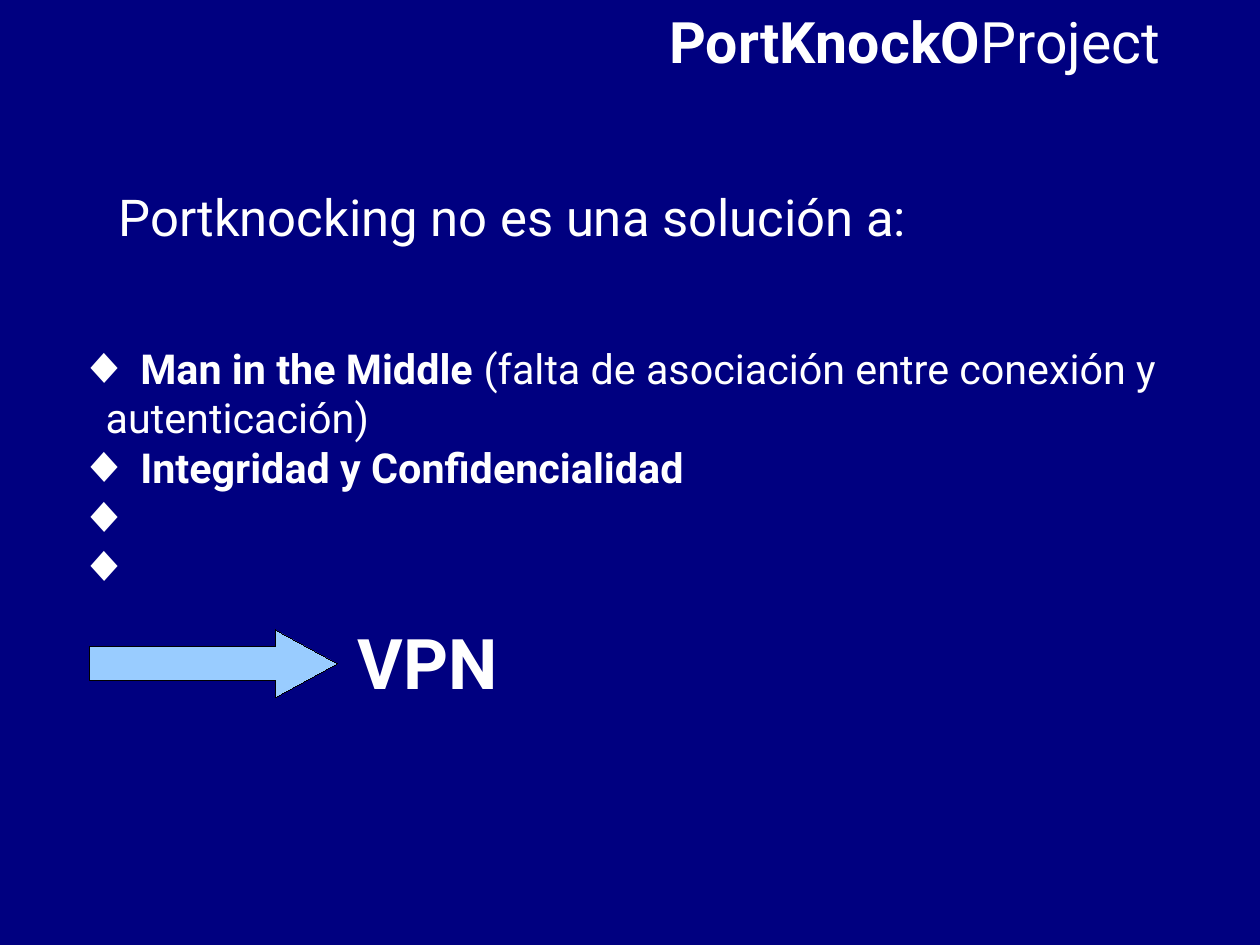
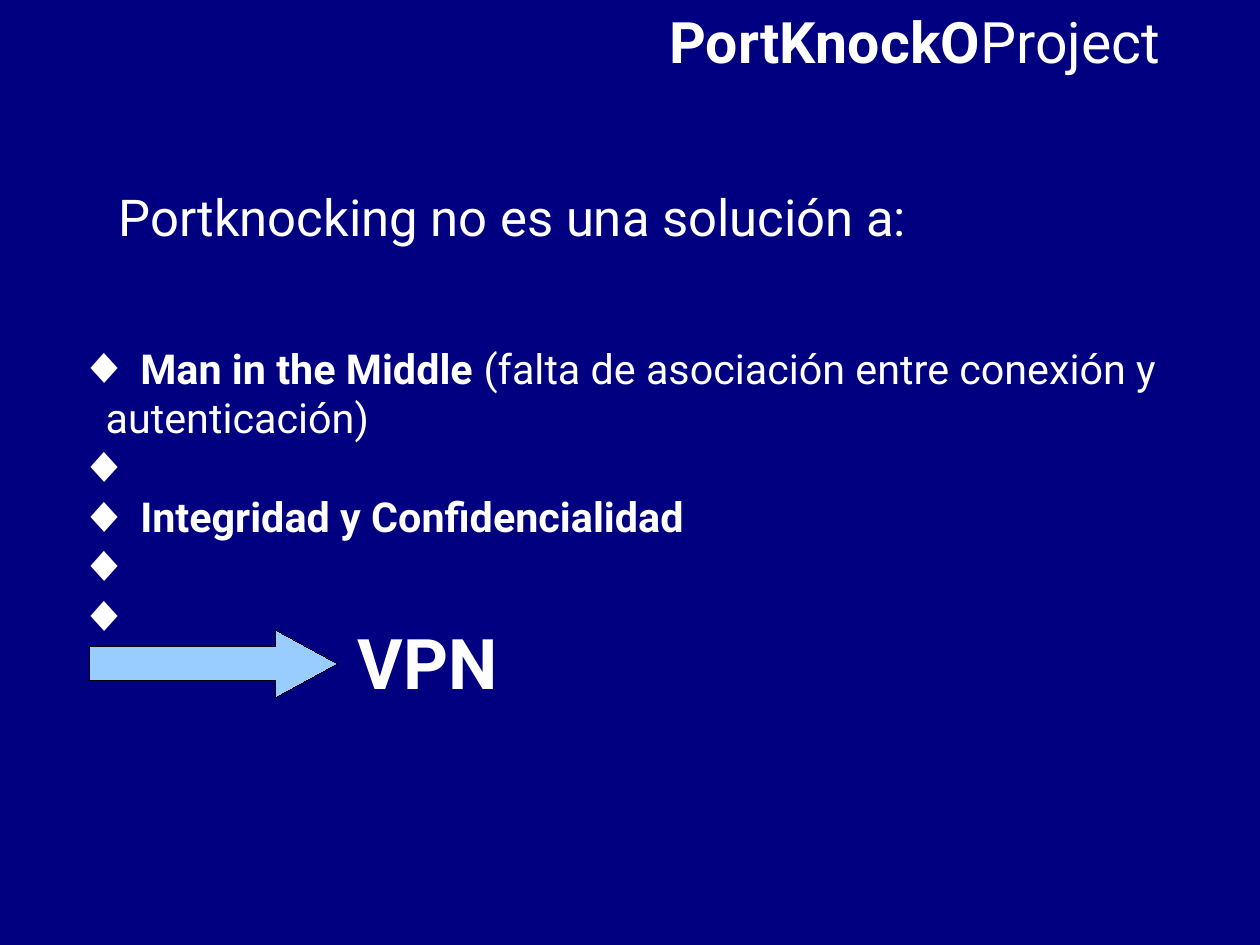
Before and after one commit to BackupTheBerlios/portknocko-svn, a slide deck: slide 13 of trunk/jornadas/jornadas.odp. Drawn at 1260x945 pixels with LibreOffice and Linux fonts; fonts in the diff are those of the drawing. Boxes give left, top, right and bottom in pixels: in the first picture for what was removed or moved away, otherwise in the second. Text is boxed around its words. In the diff, an @@ line names an element or a change of style, - is before the commit and + after.

```diff
--- a/trunk/jornadas/jornadas.odp
+++ b/trunk/jornadas/jornadas.odp
@@ text "Man in the Middle (falta ..." rewrapped from bbox=[106, 351, 1156, 492] to bbox=[106, 351, 1156, 541] @@
```
Also in this commit, not shown: 2 other slides changed.
